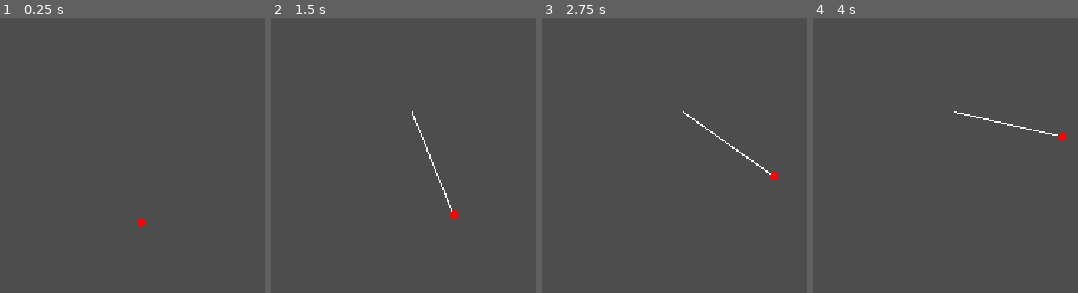
Above: before the commit, frames 1-4 (left to right).
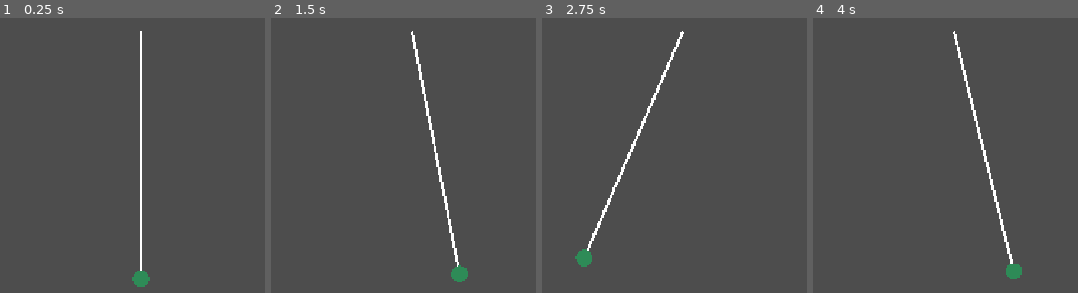
Above: after the commit, the same moments.

Repository: madgustoo/sandbox
Game: Godot game, scene res://pendulum.tscn
Two runs of this game, one before a commit and one after it. Both use one fixed random seed, a clock stepped at 60 frames per second and the inputs below. This scene is started directly instead of the project's main scene.
Inputs (mouse positions are in pixels of both pictures, inside the frame that each line leads up to):
- Up to frame 1 (0.25 s): no input
- Up to frame 2 (1.5 s): tap Enter at 0.5 s; move the mouse to (outside the picture) at 0.52 s; hold Right (ui_right) from 0.53 s (still down); click (outside the picture) at 0.6 s; move the mouse to (outside the picture) at 1.27 s; click (outside the picture) at 1.35 s
- Up to frame 3 (2.75 s): move the mouse to (outside the picture) at 2.02 s; release Right (ui_right) at 2.03 s; hold Left (ui_left) from 2.03 s (still down); click (outside the picture) at 2.1 s
- Up to frame 4 (4 s): move the mouse to (913, 202) at 2.77 s; release Left (ui_left) at 2.78 s; hold Right (ui_right) from 2.78 s (still down); click (913, 202) at 2.85 s; move the mouse to (outside the picture) at 3.52 s; click (outside the picture) at 3.6 s

The runs differ from the first frame. In frame 1, 1.0% of the frame differs, in the area x 49-57%, y 4-98%; in frame 2, 1.4%; in frame 3, 1.5%, in the area x 12-90%, y 4-91%; in frame 4, 1.5%.

Commit message:
feat: pendulum (#2)
* Update pendulum.gd

* Update pendulum.tscn

Diff:
--- a/pendulum.tscn
+++ b/pendulum.tscn
@@ -5,8 +5,9 @@
 [node name="Pendulum" type="Node2D" unique_id=1922001521]
 
 [node name="Marker2D" type="Marker2D" parent="." unique_id=1817467122]
+position = Vector2(0, -29)
 script = ExtResource("1_l2p1o")
-end_position = Vector2(0, 80)
+end_position = Vector2(0, 60)
 
 [node name="Camera2D" type="Camera2D" parent="." unique_id=1496240071]
-zoom = Vector2(2, 2)
+zoom = Vector2(4, 4)
--- a/scripts/pendulum.gd
+++ b/scripts/pendulum.gd
@@ -2,15 +2,15 @@
 
 class_name Pendulum
 
+@export var gravity: Vector2 = Vector2(0, 9.81)
+## To control swinging, the higher the number, the higher the system willl oscillate until stopping (loss of enegery)
+@export var dampening: float = 0.98
 @export var end_position: Vector2 # The end of the rope
 
 var pivot_point: Vector2 # Point the pendulum rotates around
 var arm_length: float # Distance from pivoit_point to end_position
 
 var angle # The angle from the pivot point to which direction it's pointing
-
-@export var gravity: Vector2 = Vector2(0, 2)
-@export var dampening: float = 0.98 # To control swinging, the higher the number, the higher the system willl oscillate until stopping (loss of enegery)
 
 var angular_velocity = 0.0
 var angular_accleration = 0.0
@@ -40,12 +40,15 @@
 	set_start_position(global_position, end_position)
 
 func process_velocity(delta: float) -> void:
-	angular_accleration = (-gravity.y * delta) / arm_length * sin(angle)
+	angular_accleration = -(gravity.y * sin(angle)) / arm_length
+
+	# Integrating accleration into velocity
 	angular_velocity += angular_accleration * delta
-	angular_velocity *= dampening # dampening is a percentage which slows down the angular_velocity
-	angle += angular_velocity * delta
-	# angle = wrapf(angle, 0.0, TAU)
-	print("Angle: ", rad_to_deg(angle))
+	angular_velocity *= dampening
+
+	angle += angular_velocity
+
+	# Position of the object at the end of the pendulum
 	end_position = pivot_point + Vector2(arm_length * sin(angle), arm_length * cos(angle))
 
 # To add impulse (force) to angular velocity
@@ -53,14 +56,17 @@
 	angular_velocity += force
 
 func game_input() -> void:
-	var direction := Input.get_axis("ui_left", "ui_right")
-	if direction:
-		add_angular_velocity(direction * 0.02)
+	var direction = 0
+	if Input.is_action_just_pressed("ui_right"):
+		direction = 1
+	elif Input.is_action_just_pressed("ui_left"):
+		direction = -1
+	add_angular_velocity(direction * 0.02)
 
 func _draw() -> void:
 	var point := end_position - pivot_point
 	draw_line(Vector2.ZERO, point, Color.WHITE, 1.0, false)
-	draw_circle(point, 3.0, Color.RED)
+	draw_circle(point, 3.0, Color.SEA_GREEN)
 
 func _physics_process(delta) -> void:
 	game_input()
